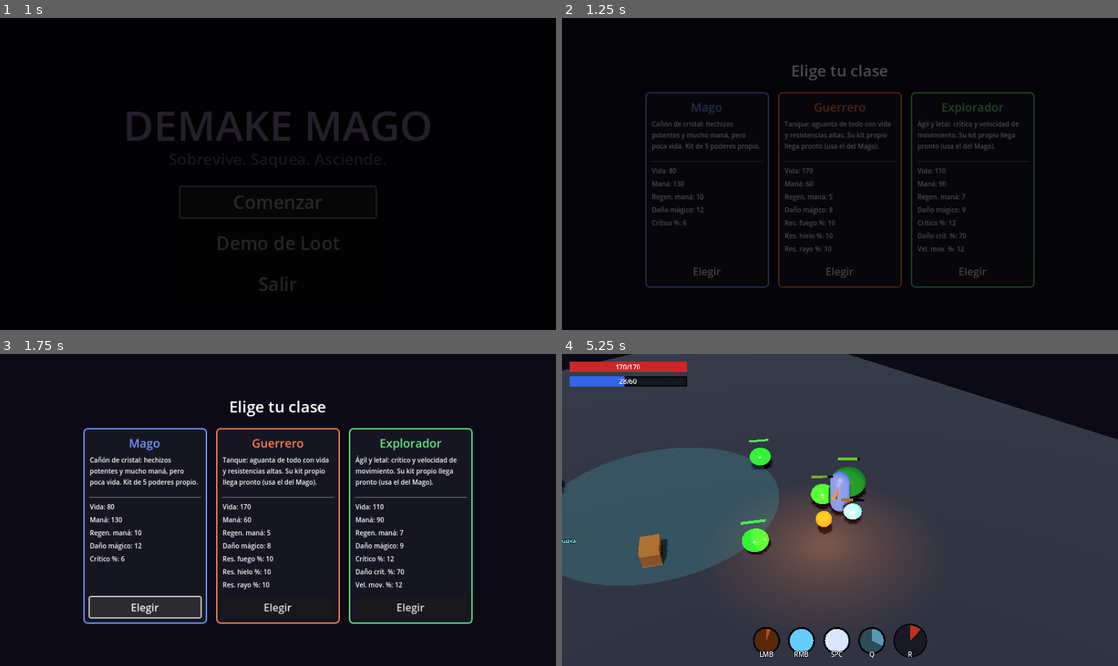
Above: before the commit, frames 1-4 (two rows, left to right).
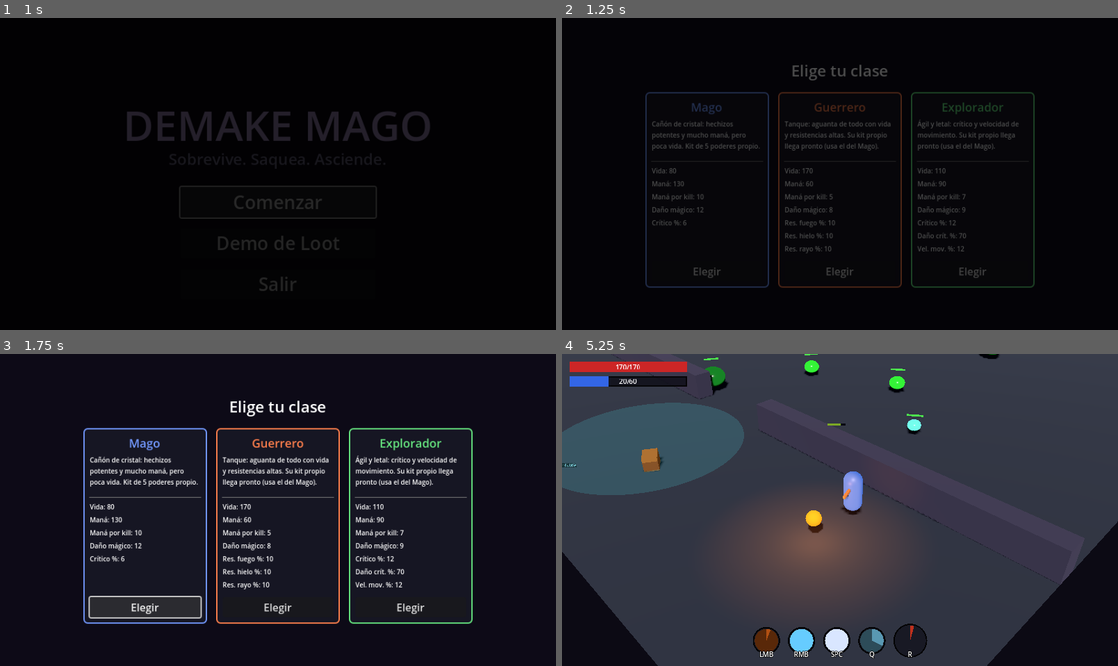
Above: after the commit, the same moments.

Repository: meatxsucks/godot-game
Game: Godot game, scene res://scenes/ui/MainMenu.tscn
Two runs of this game, one before a commit and one after it. Both use one fixed random seed, a clock stepped at 60 frames per second and the inputs below.
Inputs (mouse positions are in pixels of both pictures, inside the frame that each line leads up to):
- Up to frame 1 (1 s): click "Comenzar" at 0.5 s
- Up to frame 2 (1.25 s): no input
- Up to frame 3 (1.75 s): click "Elegir" at 1.25 s
- Up to frame 4 (5.25 s): click "Elegir" at 2 s; move the mouse to (962, 494) at 2.77 s; hold D (move_right) 2.78-3.53 s; tap Space (ability_dash) at 2.85 s; move the mouse to (728, 525) at 3.52 s; hold S (move_down) 3.53-4.28 s; tap Q (ability_nova) at 3.6 s; move the mouse to (895, 441) at 4.27 s; hold D (move_right) 4.28-5.03 s; tap R (ability_super) at 4.35 s; move the mouse to (812, 572) at 5.02 s; hold W (move_up) from 5.03 s (still down); click (812, 572) at 5.1 s

Frame 1 is identical in both runs. In frame 2, 0.1% of the frame differs, in the area x 16-73%, y 56-59%; in frame 3, 0.3%; in frame 4, 34%, in the area x 0-100%, y 0-100%.

Commit message:
Recursos limitados y base segura al inicio del mapa
- Sin regeneración pasiva de maná: vida y maná solo se recuperan con
  pociones; mana_regen pasa a ser 'maná por kill' (on_enemy_killed)
- Afijo 'del Flujo' y stats de clase actualizados al nuevo significado
- La zona segura ahora es la base inicial al borde sur: spawn del player,
  cofre adentro, muros con puerta central hacia el campo de batalla
- Spawner reubicado en el campo (z=-8) con guardia anti-spawn en la zona

Diff:
--- a/scenes/levels/Arena.tscn
+++ b/scenes/levels/Arena.tscn
@@ -23,6 +23,17 @@
 ambient_light_source = 2
 ambient_light_color = Color(0.2, 0.2, 0.25, 1)
 
+[sub_resource type="StandardMaterial3D" id="StandardMaterial3D_wall"]
+albedo_color = Color(0.25, 0.23, 0.3, 1)
+roughness = 0.9
+
+[sub_resource type="BoxMesh" id="BoxMesh_wall"]
+material = SubResource("StandardMaterial3D_wall")
+size = Vector3(17, 1.5, 1)
+
+[sub_resource type="BoxShape3D" id="BoxShape3D_wall"]
+size = Vector3(17, 1.5, 1)
+
 [node name="Arena" type="Node3D"]
 
 [node name="WorldEnvironment" type="WorldEnvironment" parent="."]
@@ -43,9 +54,29 @@
 shape = SubResource("BoxShape3D_floor")
 
 [node name="SafeZone" parent="." instance=ExtResource("7_zone")]
+transform = Transform3D(1, 0, 0, 0, 1, 0, 0, 0, 1, 0, 0, 13.5)
+radius = 6.5
+
+[node name="WallLeft" type="StaticBody3D" parent="."]
+transform = Transform3D(1, 0, 0, 0, 1, 0, 0, 0, 1, -11.5, 0.75, 8)
+
+[node name="Mesh" type="MeshInstance3D" parent="WallLeft"]
+mesh = SubResource("BoxMesh_wall")
+
+[node name="Collision" type="CollisionShape3D" parent="WallLeft"]
+shape = SubResource("BoxShape3D_wall")
+
+[node name="WallRight" type="StaticBody3D" parent="."]
+transform = Transform3D(1, 0, 0, 0, 1, 0, 0, 0, 1, 11.5, 0.75, 8)
+
+[node name="Mesh" type="MeshInstance3D" parent="WallRight"]
+mesh = SubResource("BoxMesh_wall")
+
+[node name="Collision" type="CollisionShape3D" parent="WallRight"]
+shape = SubResource("BoxShape3D_wall")
 
 [node name="Player" parent="." instance=ExtResource("1_player")]
-transform = Transform3D(1, 0, 0, 0, 1, 0, 0, 0, 1, 0, 0, 0)
+transform = Transform3D(1, 0, 0, 0, 1, 0, 0, 0, 1, 0, 0, 14)
 
 [node name="CameraRig" type="Node3D" parent="."]
 script = ExtResource("2_camera")
@@ -82,9 +113,11 @@
 size_scale = 0.75
 
 [node name="EnemySpawner" type="Node3D" parent="."]
+transform = Transform3D(1, 0, 0, 0, 1, 0, 0, 0, 1, 0, 0, -8)
 script = ExtResource("6_spawner")
+spawn_radius_max = 12.0
 
 [node name="Chest" parent="." instance=ExtResource("5_chest")]
-transform = Transform3D(0.866025, 0, -0.5, 0, 1, 0, 0.5, 0, 0.866025, 3, 0, 2)
+transform = Transform3D(0.866025, 0, -0.5, 0, 1, 0, 0.5, 0, 0.866025, 2.5, 0, 14.5)
 
 [node name="HUD" parent="." instance=ExtResource("4_hud")]
--- a/scripts/enemies/slime.gd
+++ b/scripts/enemies/slime.gd
@@ -110,10 +110,10 @@
 		die()
 
 func die() -> void:
-	# El kill carga la stamina del super del jugador.
+	# Recompensa del kill: stamina del super + maná por kill.
 	var player = get_tree().get_first_node_in_group("player")
-	if player and player.has_method("add_super_charge"):
-		player.add_super_charge(12.0)
+	if player and player.has_method("on_enemy_killed"):
+		player.on_enemy_killed()
 
 	if loot_drop_scene and randf() <= drop_chance:
 		_spawn_drop(Loot.generate_random_item(loot_level), Vector3.ZERO)
--- a/scripts/levels/enemy_spawner.gd
+++ b/scripts/levels/enemy_spawner.gd
@@ -20,6 +20,10 @@
 ]
 
 var _timer: float = 1.0
+var _safe_zone: SafeZone
+
+func _ready() -> void:
+	_safe_zone = get_tree().get_first_node_in_group("safe_zone")
 
 func _physics_process(delta: float) -> void:
 	_timer -= delta
@@ -42,4 +46,9 @@
 
 	var angle := randf() * TAU
 	var dist := randf_range(spawn_radius_min, spawn_radius_max)
-	slime.global_position = global_position + Vector3(cos(angle) * dist, 0.0, sin(angle) * dist)
+	var pos := global_position + Vector3(cos(angle) * dist, 0.0, sin(angle) * dist)
+	# Nunca spawnear dentro de la zona segura (la base es sagrada).
+	if _safe_zone and _safe_zone.contains(pos):
+		slime.queue_free()
+		return
+	slime.global_position = pos
--- a/scripts/loot/loot_database.gd
+++ b/scripts/loot/loot_database.gd
@@ -100,7 +100,7 @@
 		_affix(&"cdr", "Fluido", K.PREFIX, &"cooldown_reduction", "Reducción de enfriamiento", M.PERCENT, 3, 7, 0.1, 40, T.RARE, [], [&"utility"]),
 		# Recursos / defensa (sufijos)
 		_affix(&"max_mana", "del Mago", K.SUFFIX, &"max_mana", "Maná máximo", M.FLAT, 8, 25, 2.0, 90, T.COMMON, [], [&"resource"]),
-		_affix(&"mana_regen", "del Flujo", K.SUFFIX, &"mana_regen", "Regen. de maná", M.FLAT, 1, 4, 0.2, 60, T.UNCOMMON, [], [&"resource"]),
+		_affix(&"mana_regen", "del Flujo", K.SUFFIX, &"mana_regen", "Maná por kill", M.FLAT, 1, 4, 0.2, 60, T.UNCOMMON, [], [&"resource"]),
 		_affix(&"max_health", "del Titán", K.SUFFIX, &"max_health", "Vida máxima", M.FLAT, 15, 45, 3.0, 90, T.COMMON, [], [&"defense"]),
 		_affix(&"res_fire", "del Hogar", K.SUFFIX, &"res_fire", "Resist. al fuego", M.PERCENT, 5, 15, 0.3, 55, T.UNCOMMON, [], [&"defense", &"fire"]),
 		_affix(&"res_cold", "del Invierno", K.SUFFIX, &"res_cold", "Resist. al hielo", M.PERCENT, 5, 15, 0.3, 55, T.UNCOMMON, [], [&"defense", &"cold"]),
--- a/scripts/player/player_controller.gd
+++ b/scripts/player/player_controller.gd
@@ -71,7 +71,6 @@
 func _physics_process(delta: float) -> void:
 	_move(delta)
 	_aim_at_mouse()
-	_regen_mana(delta)
 	_update_abilities(delta)
 
 # --- Movimiento -----------------------------------------------------------
@@ -222,12 +221,13 @@
 	return true
 
 # --- Recursos ---------------------------------------------------------------
-
-func _regen_mana(delta: float) -> void:
-	var max_mana := stats.get_stat(&"max_mana")
-	if stats.mana < max_mana:
-		stats.mana = minf(max_mana, stats.mana + stats.get_stat(&"mana_regen") * delta)
-		mana_changed.emit(stats.mana, max_mana)
+# Vida y maná NO se regeneran solos: son recursos limitados. Se recuperan con
+# pociones (vida solo de cofres) y con el maná por kill del stat mana_regen.
+
+## Recompensa por matar un enemigo: stamina del super + maná por kill.
+func on_enemy_killed() -> void:
+	add_super_charge(12.0)
+	restore_mana(stats.get_stat(&"mana_regen"))
 
 ## Cura instantánea (pociones). No supera el máximo.
 func heal(amount: float) -> void:
--- a/scripts/player/player_stats.gd
+++ b/scripts/player/player_stats.gd
@@ -10,7 +10,7 @@
 var base_stats := {
 	&"max_health": 100.0,
 	&"max_mana": 100.0,
-	&"mana_regen": 8.0,        # por segundo
+	&"mana_regen": 8.0,        # maná recuperado POR KILL (no hay regen pasiva)
 	&"spell_damage": 10.0,
 	&"fire_damage": 0.0,
 	&"cold_damage": 0.0,
--- a/scripts/ui/class_select.gd
+++ b/scripts/ui/class_select.gd
@@ -8,7 +8,7 @@
 const STAT_LABELS := {
 	&"max_health": "Vida",
 	&"max_mana": "Maná",
-	&"mana_regen": "Regen. maná",
+	&"mana_regen": "Maná por kill",
 	&"spell_damage": "Daño mágico",
 	&"crit_chance": "Crítico %",
 	&"crit_damage": "Daño crít. %",
--- a/scripts/ui/inventory_panel.gd
+++ b/scripts/ui/inventory_panel.gd
@@ -23,6 +23,7 @@
 const STAT_ROWS := [
 	[&"max_health", "Vida"],
 	[&"max_mana", "Maná"],
+	[&"mana_regen", "Maná por kill"],
 	[&"spell_damage", "Daño mágico"],
 	[&"crit_chance", "Crítico %"],
 	[&"cast_speed", "Vel. lanz. %"],
Not shown: 1 places in scenes/levels/Arena.tscn that only renumber resources
Not shown, changed: IMPLEMENTED_FEATURES.md
